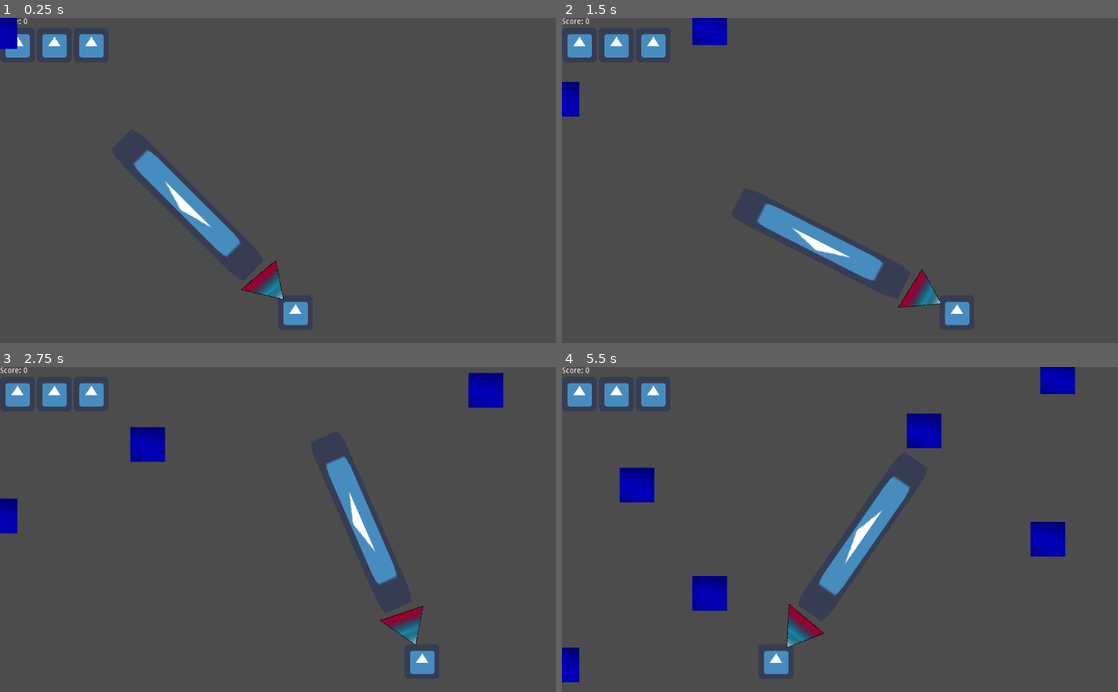
Above: before the commit, frames 1-4 (two rows, left to right).
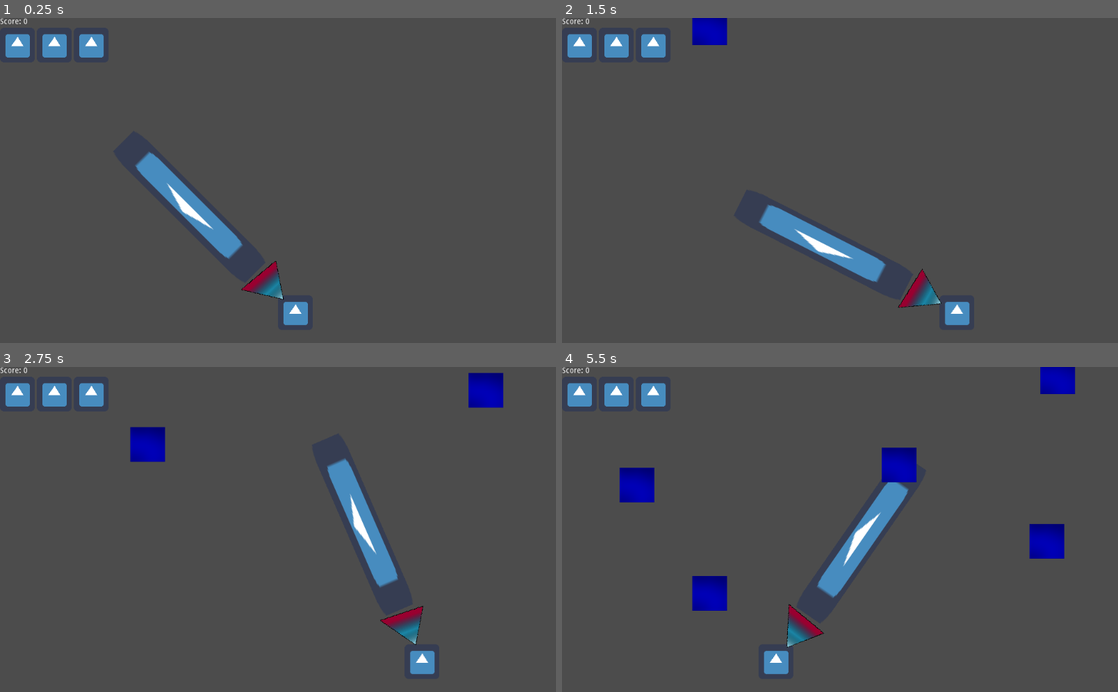
Above: after the commit, the same moments.

Repository: Koumarin/vacuum
Game: Godot game, scene res://scn/main.tscn
Two runs of this game, one before a commit and one after it. Both use one fixed random seed, a clock stepped at 60 frames per second and the inputs below. The engine's default icon, where the game draws it, is replaced by a stand-in: a white triangle on a blue panel in a dark square.
Inputs (mouse positions are in pixels of both pictures, inside the frame that each line leads up to):
- Up to frame 1 (0.25 s): no input
- Up to frame 2 (1.5 s): move the mouse to (962, 164) at 0.52 s; press the mouse at (962, 164) at 0.53 s; hold D (move-right) 0.53-1.28 s; move the mouse to (728, 196) at 1.27 s; release the mouse at (728, 196) at 1.28 s; hold A (move-left) from 1.28 s (still down); click (728, 196) at 1.35 s
- Up to frame 3 (2.75 s): move the mouse to (333, 458) at 2.02 s; release A (move-left) at 2.03 s; press the mouse at (333, 458) at 2.03 s; hold D (move-right) from 2.03 s (still down)
- Up to frame 4 (5.5 s): move the mouse to (812, 594) at 2.77 s; release the mouse at (812, 594) at 2.78 s; click (812, 594) at 2.85 s; move the mouse to (1006, 578) at 3.52 s; release D (move-right) at 3.53 s; press the mouse at (1006, 578) at 3.53 s; hold A (move-left) from 3.53 s (still down); move the mouse to (673, 480) at 4.27 s; release the mouse at (673, 480) at 4.28 s; click (673, 480) at 4.35 s; move the mouse to (867, 529) at 5.02 s; press the mouse at (867, 529) at 5.03 s

The runs differ from the first frame. In frame 1, 0.5% of the frame differs, in the area x 0-44%, y 0-75%; in frame 2, 0.5%; in frame 3, 0.5%; in frame 4, 1.9%, in the area x 0-91%, y 14-98%.

Commit message:
fix not sucking items

Diff:
--- a/scn/item.tscn
+++ b/scn/item.tscn
@@ -7,11 +7,13 @@
 var suction_area
 var inside_area = false
 
+var target = null
+
 onready var collider := $CollisionShape2D
 onready var sprite   := $Sprite
 
-const SUCTION_FORCE = 2000
-const SUCTION_DISTANCE = 100
+const SUCTION_FORCE = 20000
+#const SUCTION_DISTANCE = 100
 
 func _ready() -> void:
 	suction_area = get_node(\"../../Player/Vacuum/SuctionArea\")
@@ -34,14 +36,11 @@
 	if inside_area:
 		# Calculate the direction from the player to the suction area
 		var direction = suction_area.global_position - self.global_position
+		# Calculate the suction force
+		var suction_force = direction.normalized() * SUCTION_FORCE * dt
 
-		# Check if the player is within the suction distance
-		if direction.length() < SUCTION_DISTANCE:
-			# Calculate the suction force
-			var suction_force = direction.normalized() * SUCTION_FORCE
-
-			# Apply the suction force to the player
-			self.move_and_collide(suction_force * delta)
+		# Apply the suction force to the player
+		self.move_and_collide(suction_force * delta)
 	else:
 		position += dt * Vector2(0, 100)
 
@@ -51,14 +50,15 @@
 func is_bomb() -> bool:
 	return score < 0
 
-func _on_SuctionArea_body_entered(body):
+func _on_SuctionArea_body_entered(body, player):
 	if body == self:
 		inside_area = true
-		print(\"teste\")
+		target = player
 
 func _on_SuctionArea_body_exited(body):
 	if body == self:
 		inside_area = false
+		target = null
 "
 
 [sub_resource type="RectangleShape2D" id=1]
--- a/scn/main.tscn
+++ b/scn/main.tscn
@@ -4,26 +4,6 @@
 [ext_resource path="res://scn/item.tscn" type="PackedScene" id=2]
 [ext_resource path="res://dat/pixil-frame-0.png" type="Texture" id=3]
 [ext_resource path="res://scn/life.tscn" type="PackedScene" id=4]
-
-[sub_resource type="GDScript" id=6]
-script/source = "extends Label
-
-func _on_Player_score_update(new_score) -> void:
-	text = 'Score: ' + str(new_score)
-"
-
-[sub_resource type="GDScript" id=8]
-script/source = "extends HBoxContainer
-
-export var Life: PackedScene
-
-func _ready() -> void:
-	for i in range(3):
-		add_child(Life.instance())
-
-func _on_Player_health_update(new_health) -> void:
-	remove_child(get_child(0))
-"
 
 [sub_resource type="GDScript" id=1]
 script/source = "extends KinematicBody2D
@@ -80,10 +60,10 @@
 
 func _unhandled_input(event: InputEvent) -> void:
 	if event.is_action_pressed('activate'):
-		monitoring           = true
+		monitoring              = true
 		suction_area.monitoring = true
 	elif event.is_action_released('activate'):
-		monitoring           = false
+		monitoring              = false
 		suction_area.monitoring = false
 "
 
@@ -102,6 +82,9 @@
 
 onready var _time := cooldown
 
+onready var SuctionArea := $'%SuctionArea'
+onready var Player := $'%Player'
+
 func _process(dt: float) -> void:
 	_time -= dt
 	if _time <= 0:
@@ -112,6 +95,9 @@
 	var item = Item.instance()
 	var size: float
 
+	SuctionArea.connect('body_entered', item, '_on_SuctionArea_body_entered', [Player])
+	SuctionArea.connect('body_exited',  item, '_on_SuctionArea_body_exited')
+
 	add_child(item)
 
 	size = item.get_size()
@@ -119,26 +105,30 @@
 	item.position.x = rand_range(2 * size, OS.get_screen_size().x - 2 * size)
 "
 
+[sub_resource type="GDScript" id=6]
+script/source = "extends Label
+
+func _on_Player_score_update(new_score) -> void:
+	text = 'Score: ' + str(new_score)
+"
+
+[sub_resource type="GDScript" id=8]
+script/source = "extends HBoxContainer
+
+export var Life: PackedScene
+
+func _ready() -> void:
+	for i in range(3):
+		add_child(Life.instance())
+
+func _on_Player_health_update(new_health) -> void:
+	remove_child(get_child(0))
+"
+
 [node name="Main" type="Node"]
 
-[node name="VBoxContainer" type="VBoxContainer" parent="."]
-margin_right = 40.0
-margin_bottom = 40.0
-
-[node name="Score" type="Label" parent="VBoxContainer"]
-margin_right = 51.0
-margin_bottom = 14.0
-text = "Score: 0"
-script = SubResource( 6 )
-
-[node name="Life" type="HBoxContainer" parent="VBoxContainer"]
-margin_top = 18.0
-margin_right = 51.0
-margin_bottom = 18.0
-script = SubResource( 8 )
-Life = ExtResource( 4 )
-
 [node name="Player" type="KinematicBody2D" parent="."]
+unique_name_in_owner = true
 position = Vector2( 544, 544 )
 collision_mask = 0
 script = SubResource( 1 )
@@ -166,17 +156,18 @@
 shape = SubResource( 3 )
 
 [node name="SuctionArea" type="Area2D" parent="Player/Vacuum"]
-position = Vector2( -109, -73 )
+unique_name_in_owner = true
+position = Vector2( 0, 1 )
 collision_layer = 0
 collision_mask = 4
 monitoring = false
 
 [node name="CollisionShape2D" type="CollisionShape2D" parent="Player/Vacuum/SuctionArea"]
-position = Vector2( 389, 74 )
+position = Vector2( 275, 0 )
 shape = SubResource( 9 )
 
 [node name="Sprite" type="Sprite" parent="Player/Vacuum/SuctionArea"]
-position = Vector2( 390, 73 )
+position = Vector2( 276, -1 )
 scale = Vector2( 5.375, 1 )
 texture = ExtResource( 1 )
 
@@ -185,10 +176,23 @@
 cooldown = 1.0
 Item = ExtResource( 2 )
 
-[node name="Item" parent="Spawner" instance=ExtResource( 2 )]
+[node name="VBoxContainer" type="VBoxContainer" parent="."]
+margin_right = 40.0
+margin_bottom = 40.0
+
+[node name="Score" type="Label" parent="VBoxContainer"]
+margin_right = 51.0
+margin_bottom = 14.0
+text = "Score: 0"
+script = SubResource( 6 )
+
+[node name="Life" type="HBoxContainer" parent="VBoxContainer"]
+margin_top = 18.0
+margin_right = 51.0
+margin_bottom = 18.0
+script = SubResource( 8 )
+Life = ExtResource( 4 )
 
 [connection signal="health_update" from="Player" to="VBoxContainer/Life" method="_on_Player_health_update"]
 [connection signal="score_update" from="Player" to="VBoxContainer/Score" method="_on_Player_score_update"]
 [connection signal="body_entered" from="Player/Vacuum" to="Player" method="_on_Vacuum_body_entered"]
-[connection signal="body_entered" from="Player/Vacuum/SuctionArea" to="Spawner/Item" method="_on_SuctionArea_body_entered"]
-[connection signal="body_exited" from="Player/Vacuum/SuctionArea" to="Spawner/Item" method="_on_SuctionArea_body_exited"]
